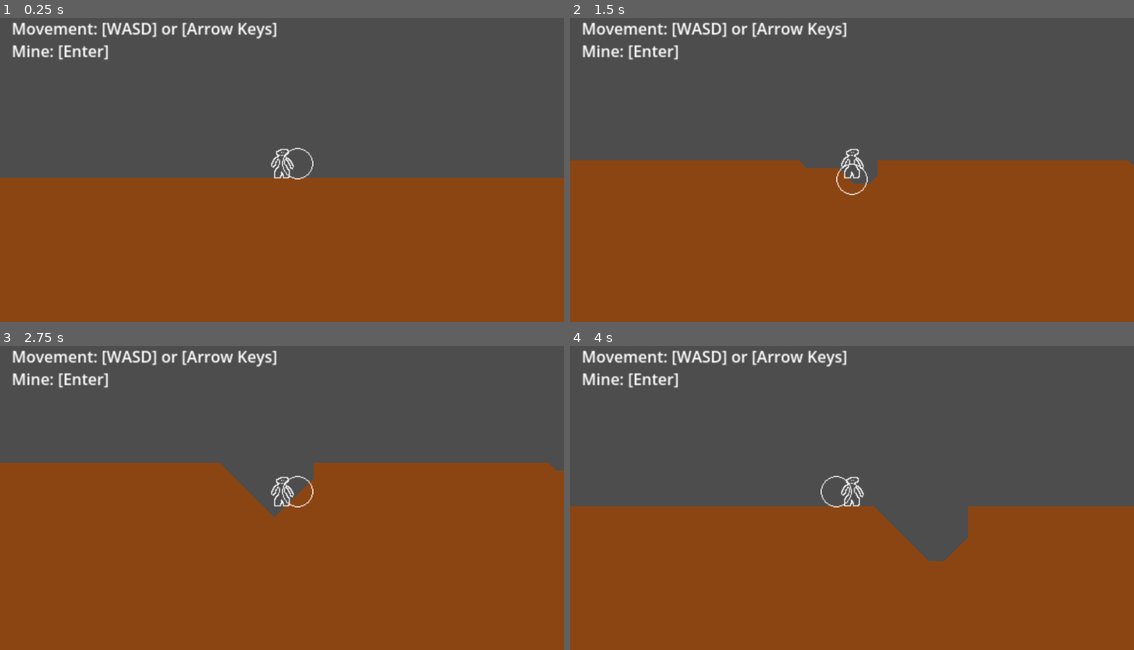
Above: before the commit, frames 1-4 (two rows, left to right).
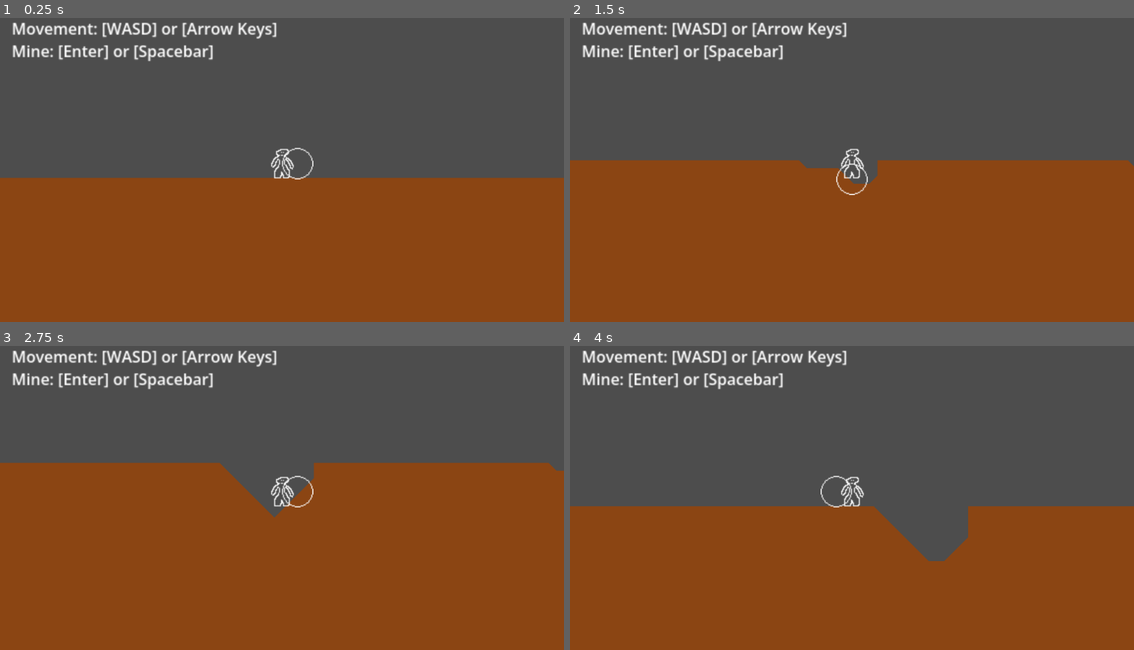
Above: after the commit, the same moments.

Repository: bingecraft-net/sandbox
Game: Godot game, scene res://marching_squares_demo.tscn
Two runs of this game, one before a commit and one after it. Both use one fixed random seed, a clock stepped at 60 frames per second and the inputs below.
Inputs:
- Up to frame 1 (0.25 s): no input
- Up to frame 2 (1.5 s): tap Enter (ui_accept) at 0.5, 0.77, 1.25 s; hold Right (ui_right) 0.53-1.28 s; hold Down (ui_down) from 1.28 s (still down)
- Up to frame 3 (2.75 s): tap Enter (ui_accept) at 1.52, 2 s; release Down (ui_down) at 2.03 s; hold Right (ui_right) from 2.03 s (still down)
- Up to frame 4 (4 s): tap Enter (ui_accept) at 2.75, 3.02, 3.77 s; release Right (ui_right) at 2.78 s; hold Up (ui_up) 2.78-3.53 s; hold Left (ui_left) from 3.53 s (still down)

The runs differ from the first frame. In frame 1, 0.4% of the frame differs, in the area x 20-38%, y 8-15%; in frame 2, 0.4%; in frame 3, 0.4%; in frame 4, 0.4%.

Commit message:
hint that spacebar mines too

Diff:
--- a/marching_squares_demo.tscn
+++ b/marching_squares_demo.tscn
@@ -42,7 +42,7 @@
 offset_right = 28.0
 offset_bottom = -40.0
 text = "Movement: [WASD] or [Arrow Keys]
-Mine: [Enter]"
+Mine: [Enter] or [Spacebar]"
 
 [node name="CollisionShape2D" type="CollisionShape2D" parent="Player/RigidBody2D" unique_id=1008471303]
 shape = SubResource("CapsuleShape2D_ej658")
